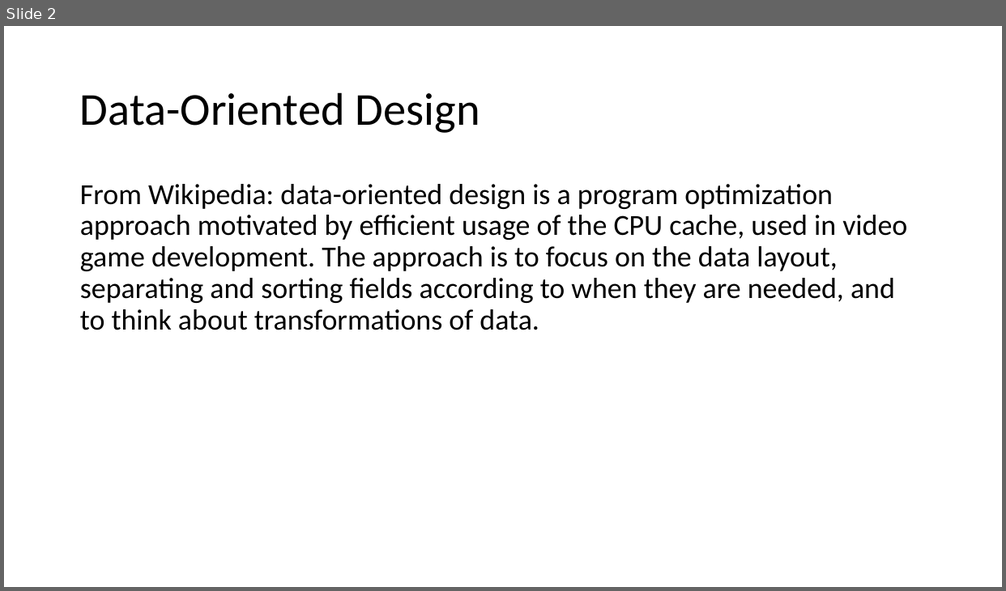
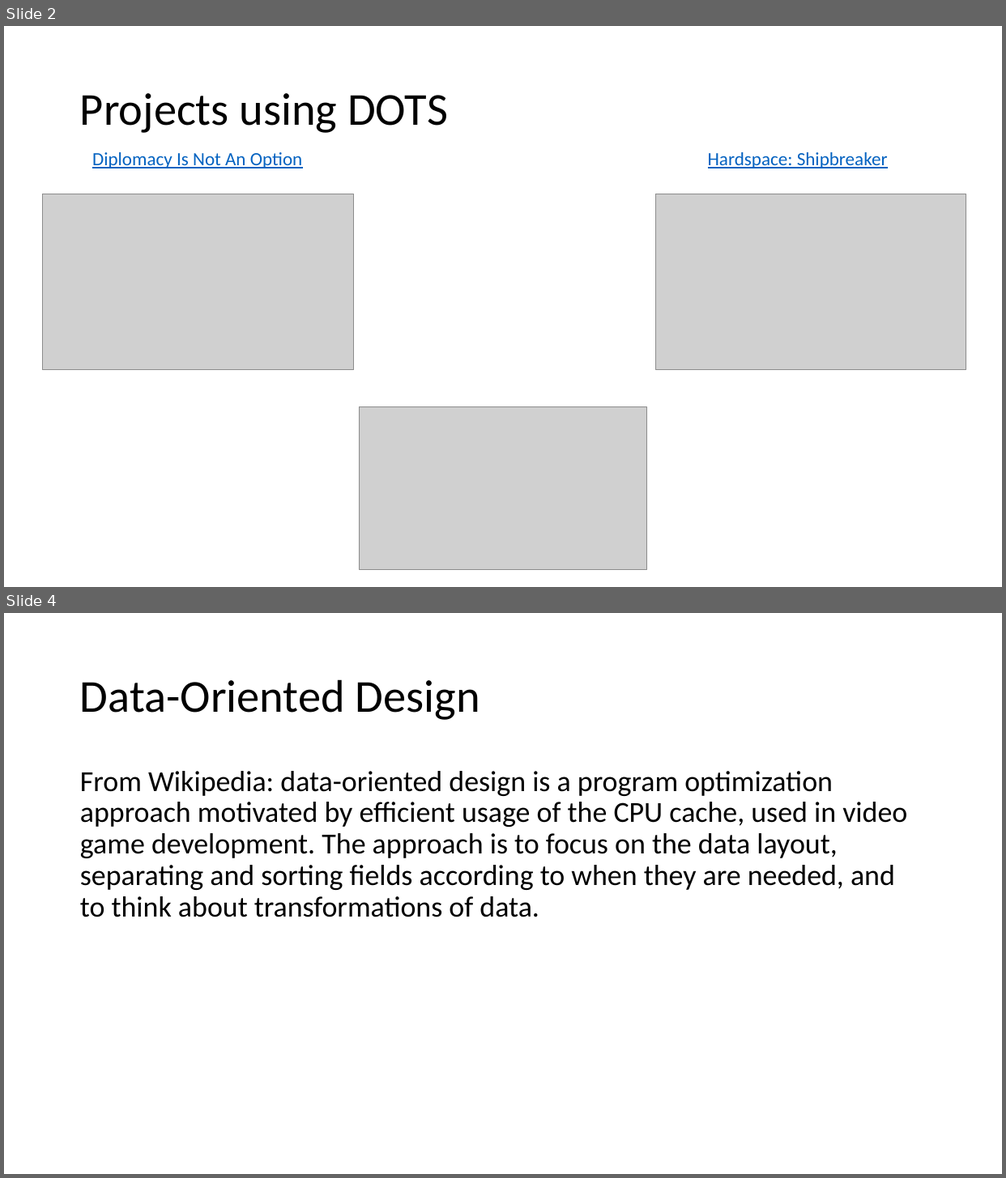
Before and after one commit to ElishaAz/Introduction-to-Unity-DOTS, a slide deck: Unity DOTS.pptx. Shown one above the other, each under a label of ours: slide 2 before the commit, slides 2 and 4 after it; the slides between them are not shown. The pictures are 1006x591 and 1006x1178 pixels, drawn with LibreOffice and Linux fonts; fonts in the diff are those of the drawing; grey boxes stand for pictures. Boxes give left, top, right and bottom in pixels: in the first picture for what was removed or moved away, otherwise in the second. Text is boxed around its words. In the diff, an @@ line names an element or a change of style, - is before the commit and + after.

```diff
--- a/Unity DOTS.pptx
+++ b/Unity DOTS.pptx
@@ slide 2 added at (4, 26, 1002, 587), background #FFFFFF @@
@@ title added at (80, 93, 448, 133), 44 pt, text #000000 @@
+Projects using DOTS
@@ text added at (92, 152, 302, 169), 18 pt, text #0563C1, underline @@
+Diplomacy Is Not An Option
@@ text added at (708, 152, 888, 169), 18 pt, text #0563C1, underline @@
+Hardspace: Shipbreaker
@@ picture added at (42, 194, 354, 369) @@
@@ picture added at (655, 194, 966, 369) @@
@@ picture added at (360, 407, 647, 570) @@
@@ what was slide 2 is now slide 4 @@
```
Also in this commit, not shown: 5 slides changed, 2 other slides added, 3 other files.
